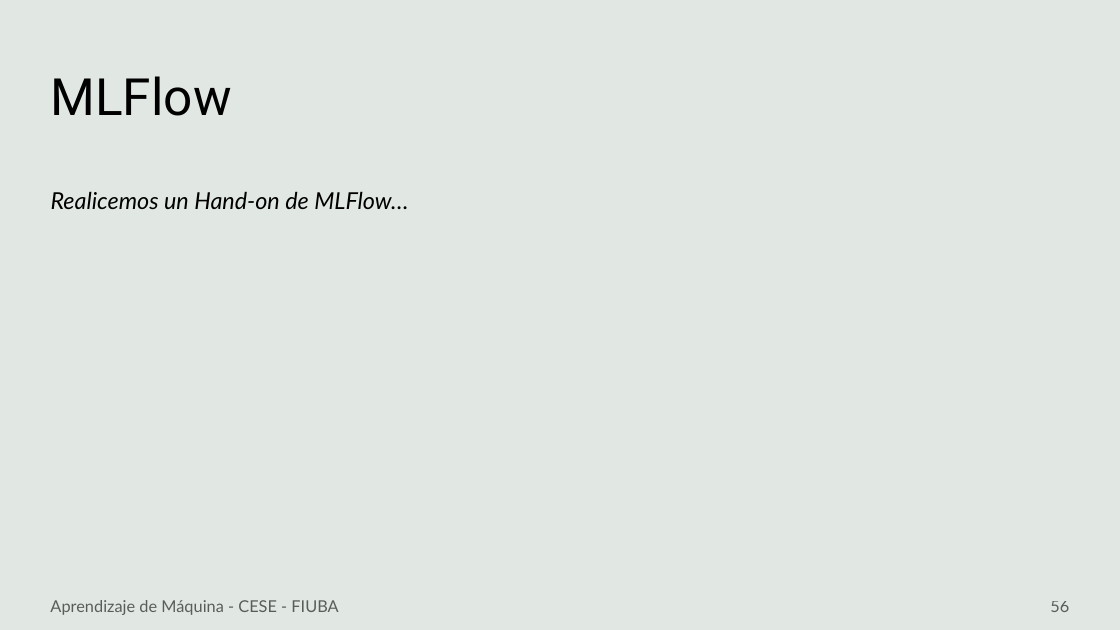
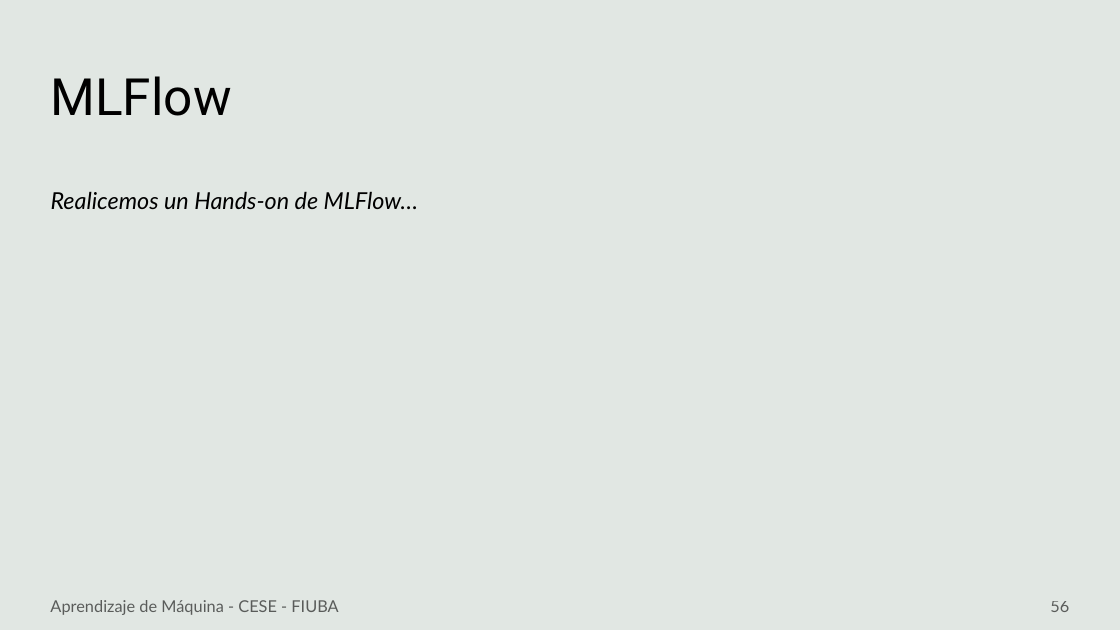
Before and after one commit to FIUBA-Posgrado-Inteligencia-Artificial/aprendizaje_maquina_II, a slide deck: slide 56 of clase3/teoria/clase3.pptx. Drawn at 1120x630 pixels with LibreOffice and Linux fonts; fonts in the diff are those of the drawing; background and template pictures are left out. Boxes give left, top, right and bottom in pixels: in the first picture for what was removed or moved away, otherwise in the second. Text is boxed around its words. In the diff, an @@ line names an element or a change of style, - is before the commit and + after.

```diff
--- a/clase3/teoria/clase3.pptx
+++ b/clase3/teoria/clase3.pptx
@@ text at [51, 191, 418, 209]: text changed @@
-Realicemos un Hand-on de MLFlow…
+Realicemos un Hands-on de MLFlow…
```
Also in this commit, not shown: 1 other slide changed, 7 other files.
